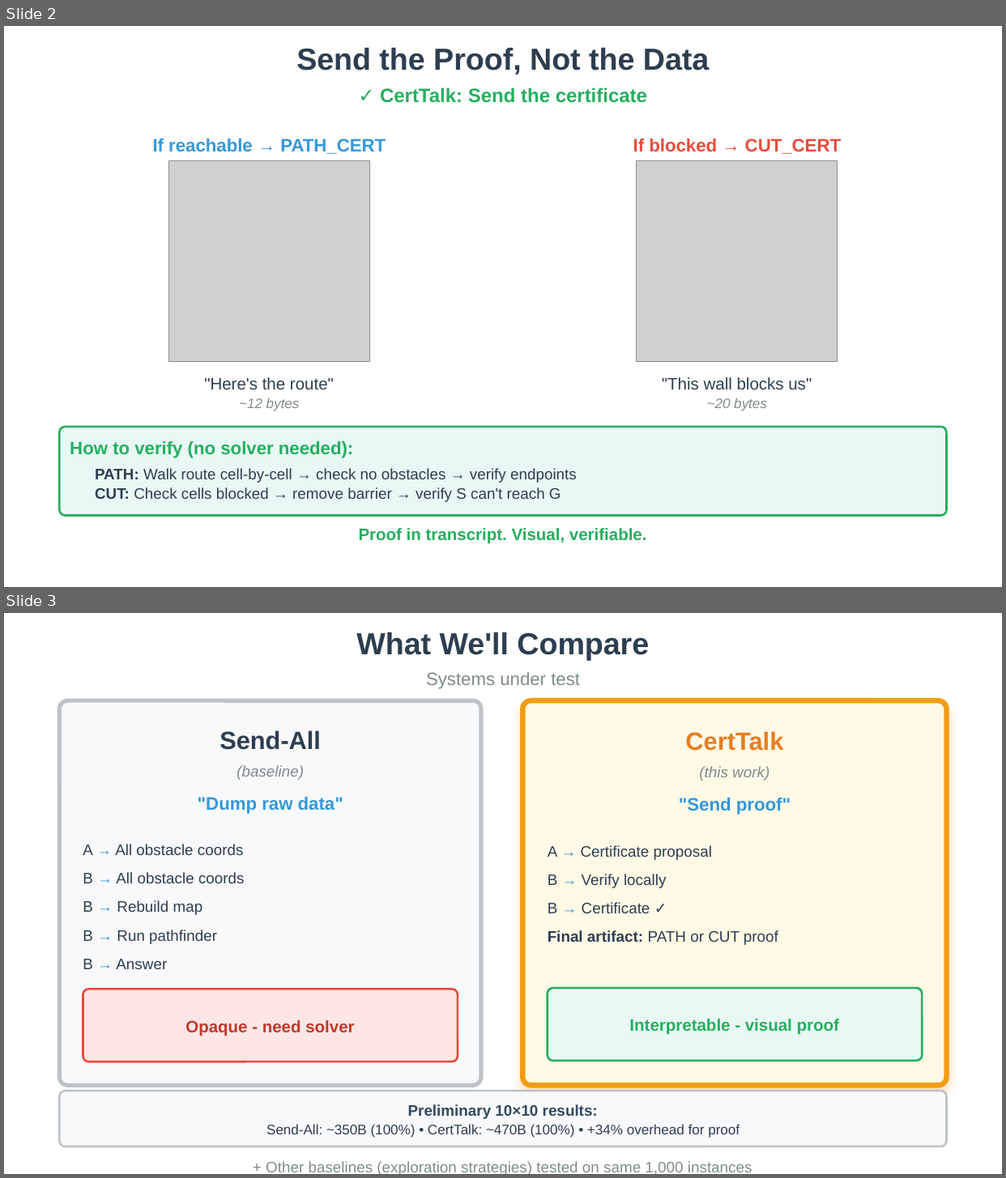
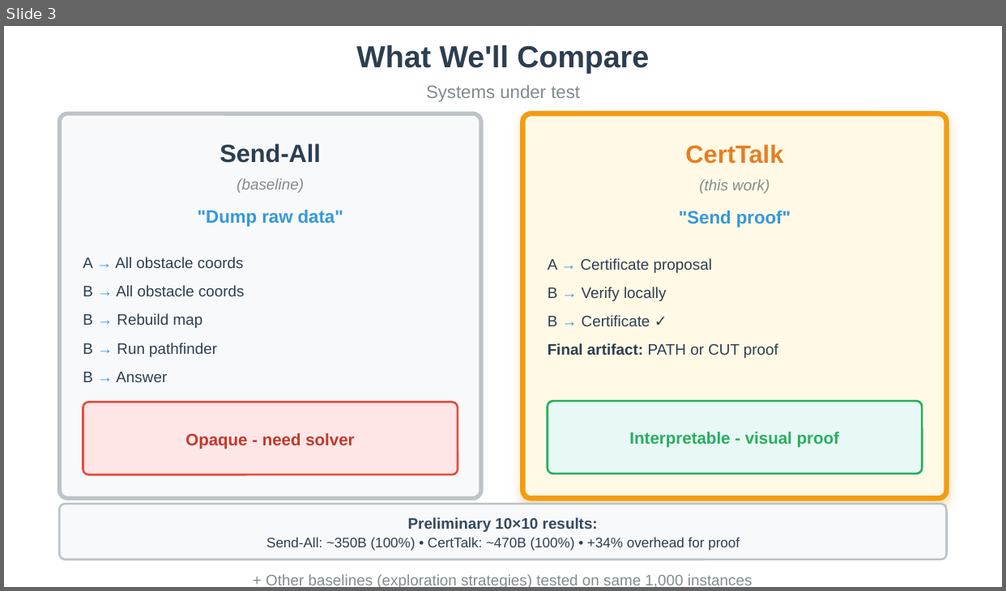
Before and after one commit to Bryan-Nsoh/slide-maker, a slide deck: projects/certtalk/v2-results/CertTalk_Presentation_v2.pptx. Shown one above the other, each under a label of ours: slides 2 and 3 before the commit, slide 3 after it. The pictures are 1006x1178 and 1006x591 pixels, drawn with LibreOffice and Linux fonts; fonts in the diff are those of the drawing; grey boxes stand for pictures. Boxes give left, top, right and bottom in pixels: in the first picture for what was removed or moved away, otherwise in the second. Text is boxed around its words. In the diff, an @@ line names an element or a change of style, - is before the commit and + after.

```diff
--- a/projects/certtalk/v2-results/CertTalk_Presentation_v2.pptx
+++ b/projects/certtalk/v2-results/CertTalk_Presentation_v2.pptx
@@ slide 2 removed at [4, 26, 1002, 587], background #FFFFFF @@
@@ text removed at [296, 47, 709, 75] @@
-Send the Proof, Not the Data
@@ text removed at [380, 88, 647, 103] @@
-✓ CertTalk: Send the certificate
@@ text removed at [153, 139, 386, 154] @@
-If reachable → PATH_CERT
@@ text removed at [633, 139, 841, 154] @@
-If blocked → CUT_CERT
@@ picture removed at [168, 160, 369, 361] @@
@@ picture removed at [637, 160, 837, 361] @@
@@ text removed at [204, 378, 334, 390] @@
-"Here's the route"
@@ text removed at [662, 378, 812, 390] @@
-"This wall blocks us"
@@ text removed at [239, 398, 300, 412] @@
-~12 bytes
@@ text removed at [707, 398, 767, 412] @@
-~20 bytes
@@ rounded rectangle removed at [60, 427, 947, 516] @@
@@ text removed at [70, 442, 353, 459] @@
-How to verify (no solver needed):
@@ text removed at [95, 468, 577, 502] @@
-• PATH: Walk route cell-by-cell → check no obstacles → verify endpoints
-• CUT: Check cells blocked → remove barrier → verify S can't reach G
@@ text removed at [359, 528, 647, 544] @@
-Proof in transcript. Visual, verifiable.
```
Also in this commit, not shown: 1 slide changed, 3 slides added, 2 other slides removed, 8 other files.
